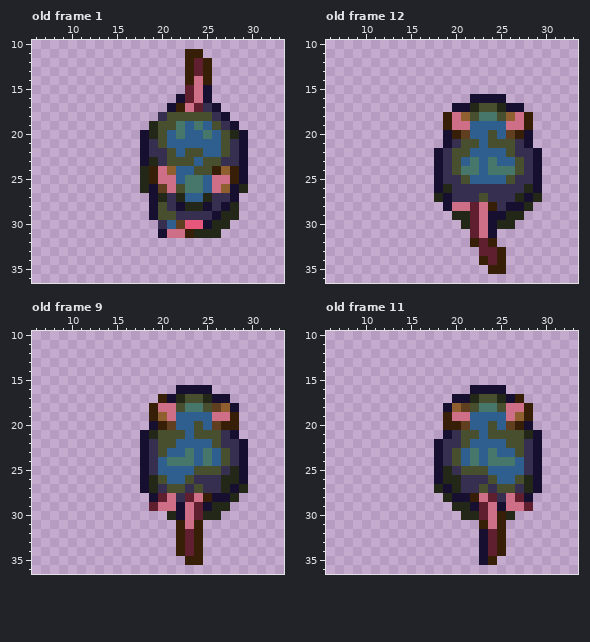
A pixel-art file gets an edit: assets/ase/chara_rat.ase. The picture above is the old version.
48x48 pixels, 24 frames. Shown: old frame 1: x 6..33, y 10..36; old frame 12: x 6..33, y 10..36; old frame 9: x 6..33, y 10..36; old frame 11: x 6..33, y 10..36. The commit also changed other frames, which this record leaves out.
New version:
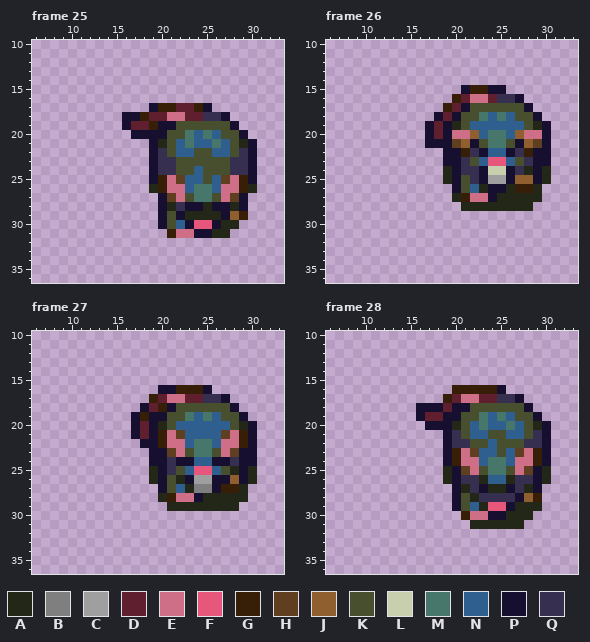
Palette (. is transparent): A #232717  B #7f7f7f  C #9f9f9f  D #5f1f2f  E #cf6f87  F #e7577b  G #371f07  H #5f3f1f  J #8f5f2f  K #474f2f  L #c7cfaf  M #47776b  N #2f5f8f  P #170f2f  Q #372f4f
A new or re-ordered frame is compared with the old frame closest to it.
Changes in this commit:
frames 24 -> 36
Changed rows in their new state; - is an unchanged pixel.
Frame 25 is new; against old frame 1:
first column x 16:
11 -------..------
12 -------...-----
13 -------...-----
14 -------...-----
15 -------...-----
16 ------....-----
17 ---PGGDDGP.----
18 PPGDDEEDDQ-----
19 PDDGPPKKKK-K---
20 -P-PPKKM----K--
21 --.PAK-M--MNKAP
22 --.P---N-K-NKQP
23 --.P-Q--K--K-QP
24 --.PQQKKN-KKQQP
25 --.PG-HNNKNHEGP
26 --.AG-EN-MNEEGA
27 ---.PHEKMMKEHP-
28 ---.PAQPPAP--P-
29 ---.P-PAAAAPJG-
30 ----PKNP-FP-A--
31 ----.G-EPP-A---
Frame 26 is new; against old frame 12:
first column x 17:
15 ----PGGPP-----
16 ---GDEEDQQP---
17 --GD-K--KKKP--
18 -PDPK--NMNKKP-
19 PDPAK----NNKAP
20 PD-EEJ-MMNJEEP
21 PP-HJPKMM-PJHP
22 -.PPGQP--P-G-P
23 -.PPQK-FF----P
24 -.APQQPLLPQA-A
25 -.AP-QPCCPJJ-A
26 -..PKNAPPAGGA-
27 -..AGEEPAA-A--
28 --..AAAAAAA---
29 ---........---
30 ----......----
31 -----...------
32 -----...------
33 ------...-----
34 ------...-----
35 -------..-----
Frame 27 is new; against old frame 9:
first column x 17:
16 ---PPGGG------
17 --GDEEDDQQ----
18 -PDGP-KK-KK---
19 PGPPKKM-MNKKP-
20 PD-AK--N-NNKAP
21 PDPGEH-NNNHEGP
22 --PGEE-MMNEEGP
23 -.PPHEKM-KEH-P
24 -.PPQPP-NPP--P
25 -.APQK-FFNK--A
26 -.-PKAPCCPPJ-A
27 -..P-NABBPGG--
28 --.AGEEPAAA-A-
29 --..AAAAA--A--
30 ----......----
31 -----...------
32 -----...------
33 -----...------
34 -----...------
35 ------..------
Frame 28 is new; against old frame 11:
first column x 16:
16 ----GGGGG------
17 ---GDEEDDQQP---
18 PPPDPP-KK-KKP--
19 PDDPPKKM-MNKKP-
20 -PPPAK-MN-MNKAP
21 ------N---NNKQP
22 --.P-QKK-K---QP
23 --.PGEH-NK-HEGP
24 --.PGEE---NEEGP
25 --.-PHE-MMKEH-A
26 --.-P--AN-AQQ-A
27 --..PA-PAAP----
28 ---.-KAQQ-QPJG-
29 ----PKNAFFPAAA-
30 -----GEEPP-AA--
31 ------AAAAAA---
32 -------...-----
33 -------...-----
34 -------...-----
35 -------..------
Changed places in both pictures, as pixel boxes (x1, y1, x2, y2):
changed: (122, 49, 257, 238)
changed: (425, 85, 551, 274)
changed: (131, 385, 257, 565)
changed: (416, 385, 551, 565)
